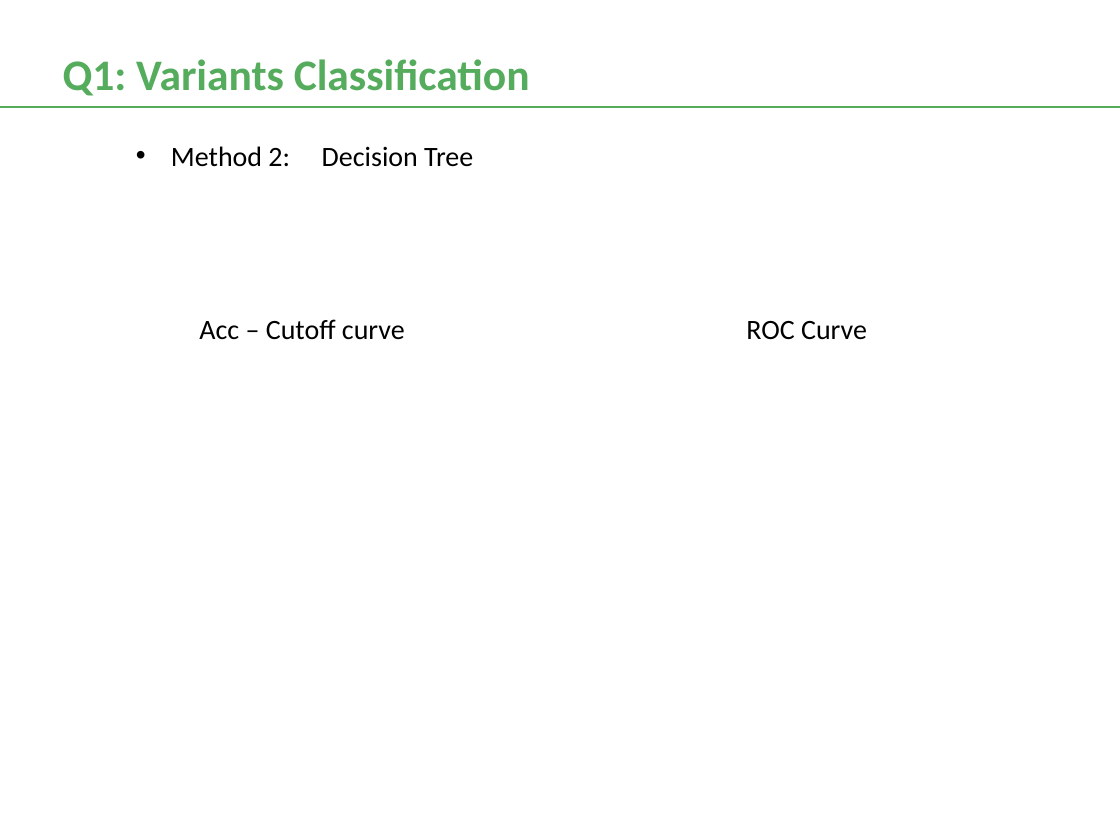
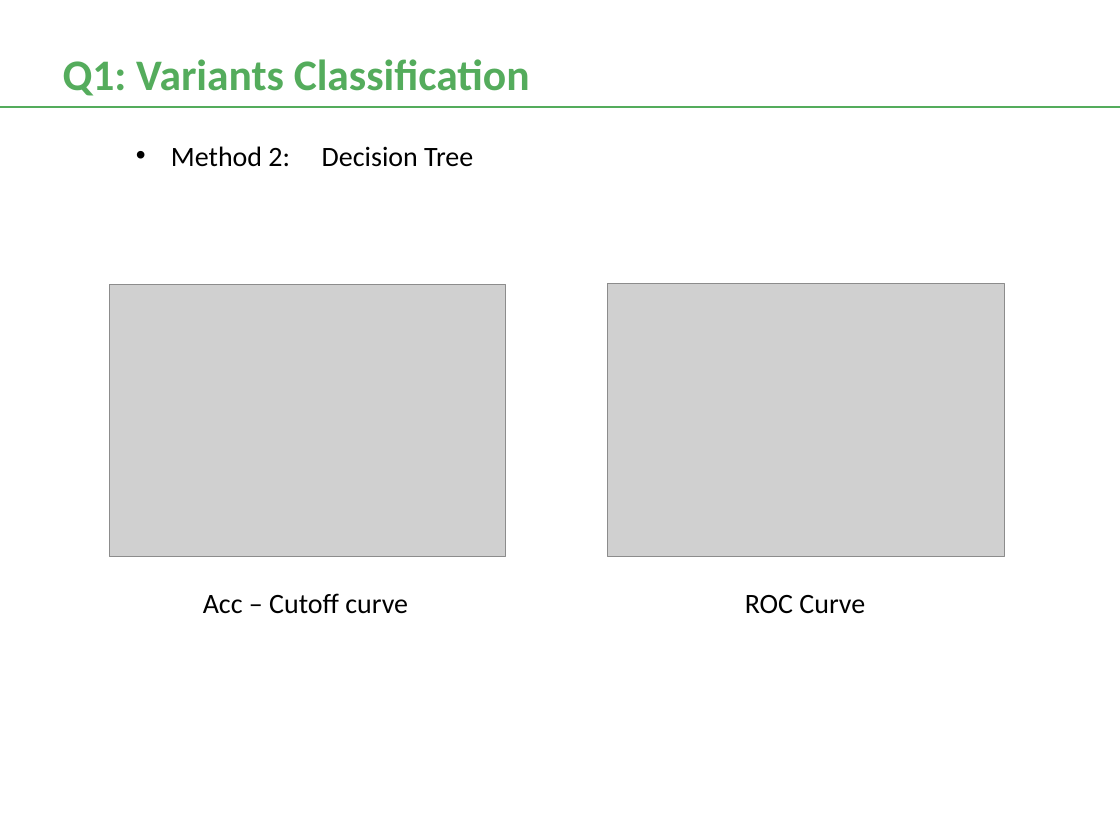
Before and after one commit to frostace/BinaryClassification, a slide deck: slide 9 of DataSciencePres.pptx (slide 10 before the commit). Drawn at 1120x840 pixels with LibreOffice and Linux fonts; fonts in the diff are those of the drawing; grey boxes stand for pictures. Boxes give left, top, right and bottom in pixels: in the first picture for what was removed or moved away, otherwise in the second. Text is boxed around its words. In the diff, an @@ line names an element or a change of style, - is before the commit and + after.

```diff
--- a/DataSciencePres.pptx
+++ b/DataSciencePres.pptx
@@ picture added at [109, 284, 505, 557] @@
@@ picture added at [608, 283, 1005, 556] @@
@@ text "Acc – Cutoff curve": place and size @@
-text "Acc – Cutoff curve" at [199, 319, 405, 340]
+text "Acc – Cutoff curve" at [203, 593, 408, 614]
@@ text "ROC Curve": place and size @@
-text "ROC Curve" at [746, 321, 867, 340]
+text "ROC Curve" at [745, 595, 865, 614]
```
Also in this commit, not shown: 5 other slides changed, 1 slide added, 1 slide removed, 19 other files.
